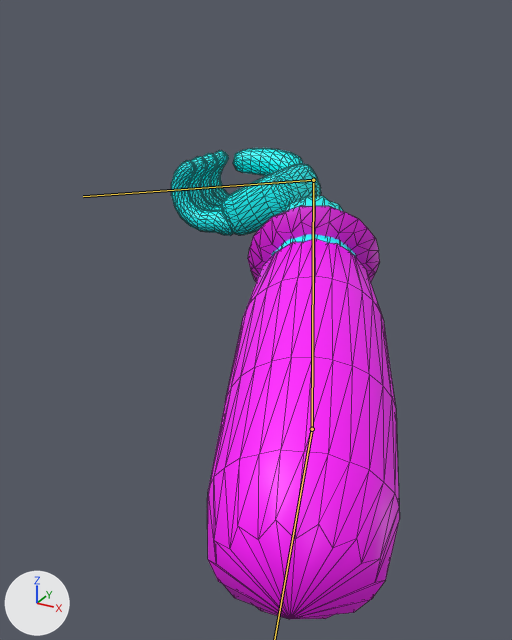
One commit to the glTF model art/models/fp_rig.glb: the scene before it, then after it.
Camera for both pictures: a 50 mm lens placed at (0.754, -0.213, -0.13), pointed at (0.464, 0.315, -0.394). The axes (+X, +Y, +Z) are drawn at lower left. The lights are the same throughout. The older version comes first. Both versions are drawn at frame 12 of the action 'fp_slash2'; the numbers are the values there. The bones that change, and the others that lie on the model, are drawn over the model as lines. Mesh edges are drawn as thin lines.

In view in the first picture: 'fp_body'.
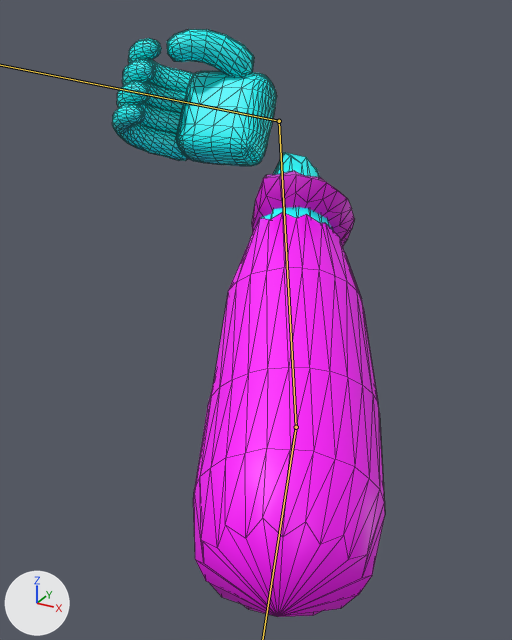
The change, as a list of edits to the scene's bpy script:
```text
Change bone_fp_upper:
    where bone_fp_upper = bpy.data.objects['fp_rig'].pose.bones['fp_upper']  # child of 'fp_root'
    bone_fp_upper.rotation_quaternion: (1.0, 0.0, 0.0, 0.0) -> (1.0, 0.0, 0.008, 0.015)  # degrees (0, 0, 0) -> degrees (0, 1, 2)
Change bone_fp_fore:
    where bone_fp_fore = bpy.data.objects['fp_rig'].pose.bones['fp_fore']  # child of 'fp_upper'
    bone_fp_fore.rotation_quaternion: (1.0, 0.0, 0.0, 0.0) -> (0.993, 0.11, -0.048, 0.018)  # degrees (0, 0, 0) -> degrees (13, -6, 1)
Change bone_fp_hand:
    where bone_fp_hand = bpy.data.objects['fp_rig'].pose.bones['fp_hand']  # child of 'fp_fore'
    bone_fp_hand.rotation_quaternion: (1.0, 0.0, 0.0, 0.0) -> (0.898, 0.254, -0.354, 0.065)  # degrees (0, 0, 0) -> degrees (33, -42, -5)
```

Boxes [x1, y1, x2, y2] around the edits, measured in the pictures (512 x 640 px):
'fp_body', posed (19% wider, 25% taller): before [171, 148, 400, 619]; after [112, 29, 385, 617]
bone 'fp_fore', root to tip: before (312, 429) to (313, 180); after (296, 427) to (279, 121)
